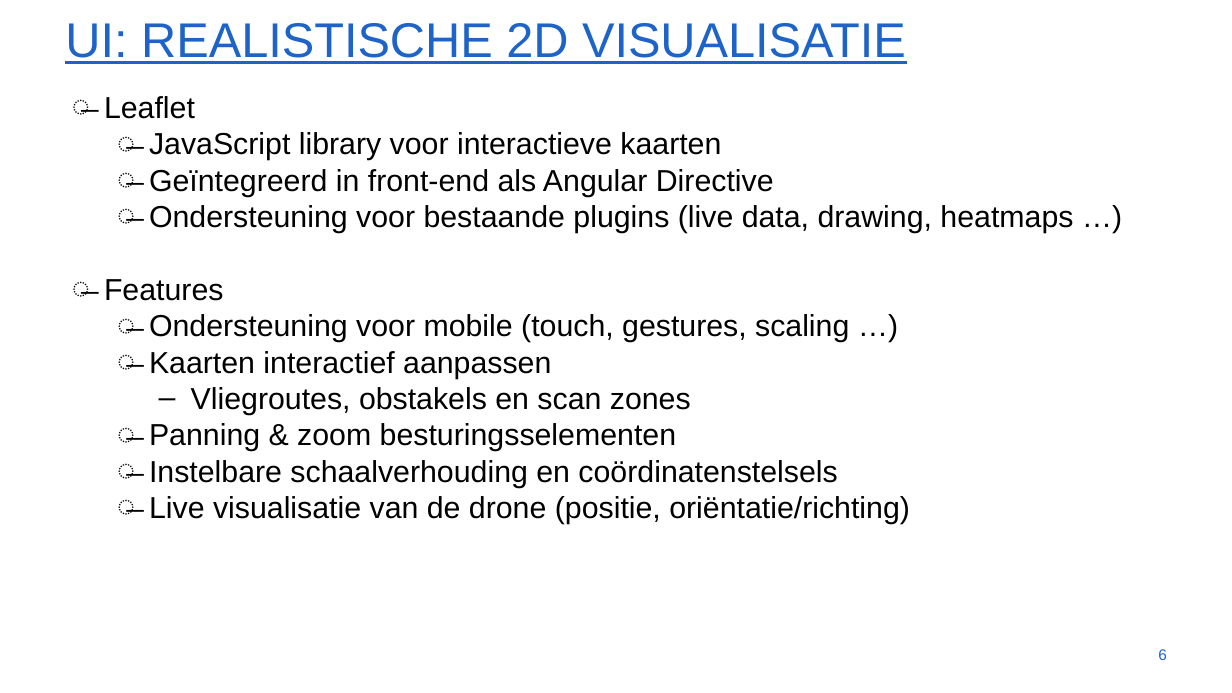
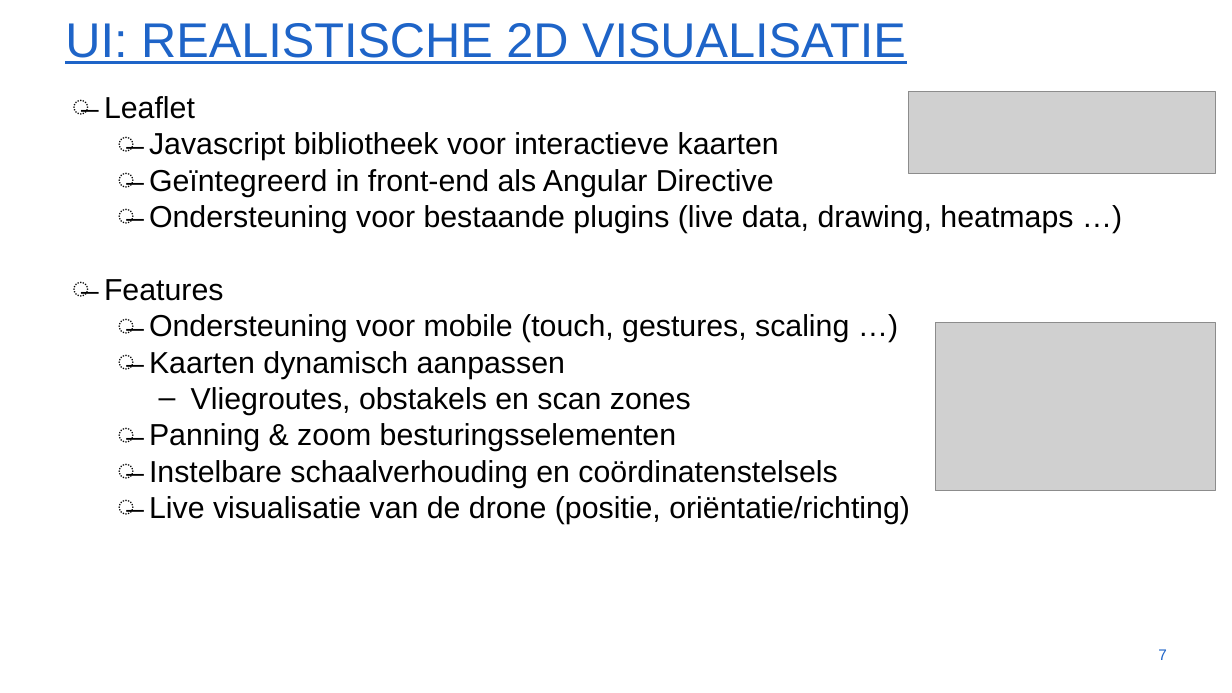
Before and after one commit to WouterStemgee/inventory-management-system-autonomous-drones, a slide deck: slide 7 of presentaties/PresentatieSprint2.pptx (slide 6 before the commit). Drawn at 1232x693 pixels with LibreOffice and Linux fonts; fonts in the diff are those of the drawing; grey boxes stand for pictures; background and template pictures are left out. Boxes give left, top, right and bottom in pixels: in the first picture for what was removed or moved away, otherwise in the second. Text is boxed around its words. In the diff, an @@ line names an element or a change of style, - is before the commit and + after.

```diff
--- a/presentaties/PresentatieSprint2.pptx
+++ b/presentaties/PresentatieSprint2.pptx
@@ picture added at [908,92,1216,173] @@
@@ text at [149,132,779,160]: text changed @@
-  ̶ JavaScript library voor interactieve kaarten
+  ̶ Javascript bibliotheek voor interactieve kaarten
@@ picture added at [936,323,1216,491] @@
@@ text at [149,351,565,379]: text changed @@
-  ̶ Kaarten interactief aanpassen
+  ̶ Kaarten dynamisch aanpassen
@@ page number at [1158,649,1167,660]: text changed @@
-6
+7
```
Also in this commit, not shown: 5 other slides changed, 5 slides added, 2 slides removed, 2 other files.
